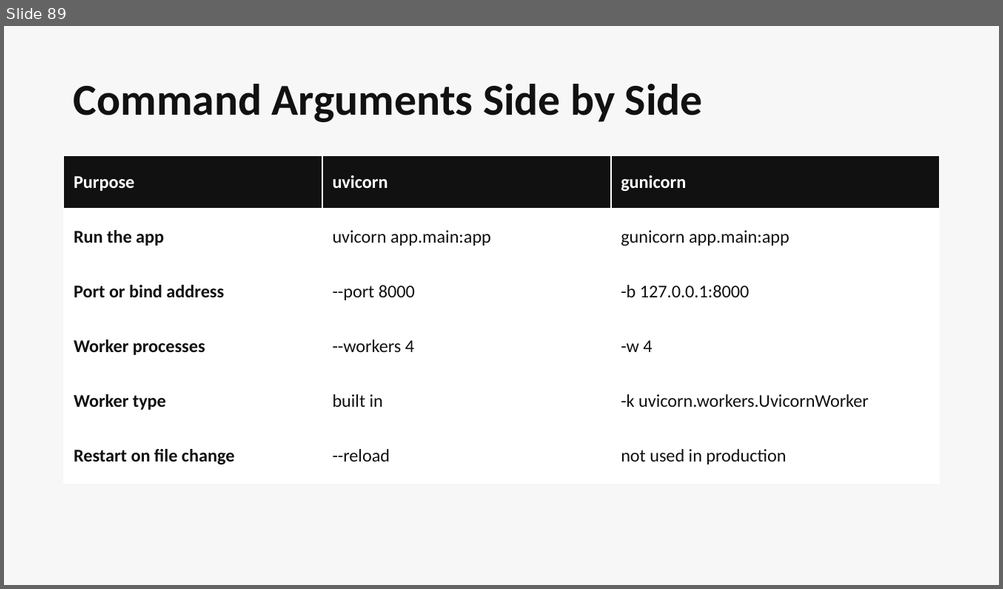
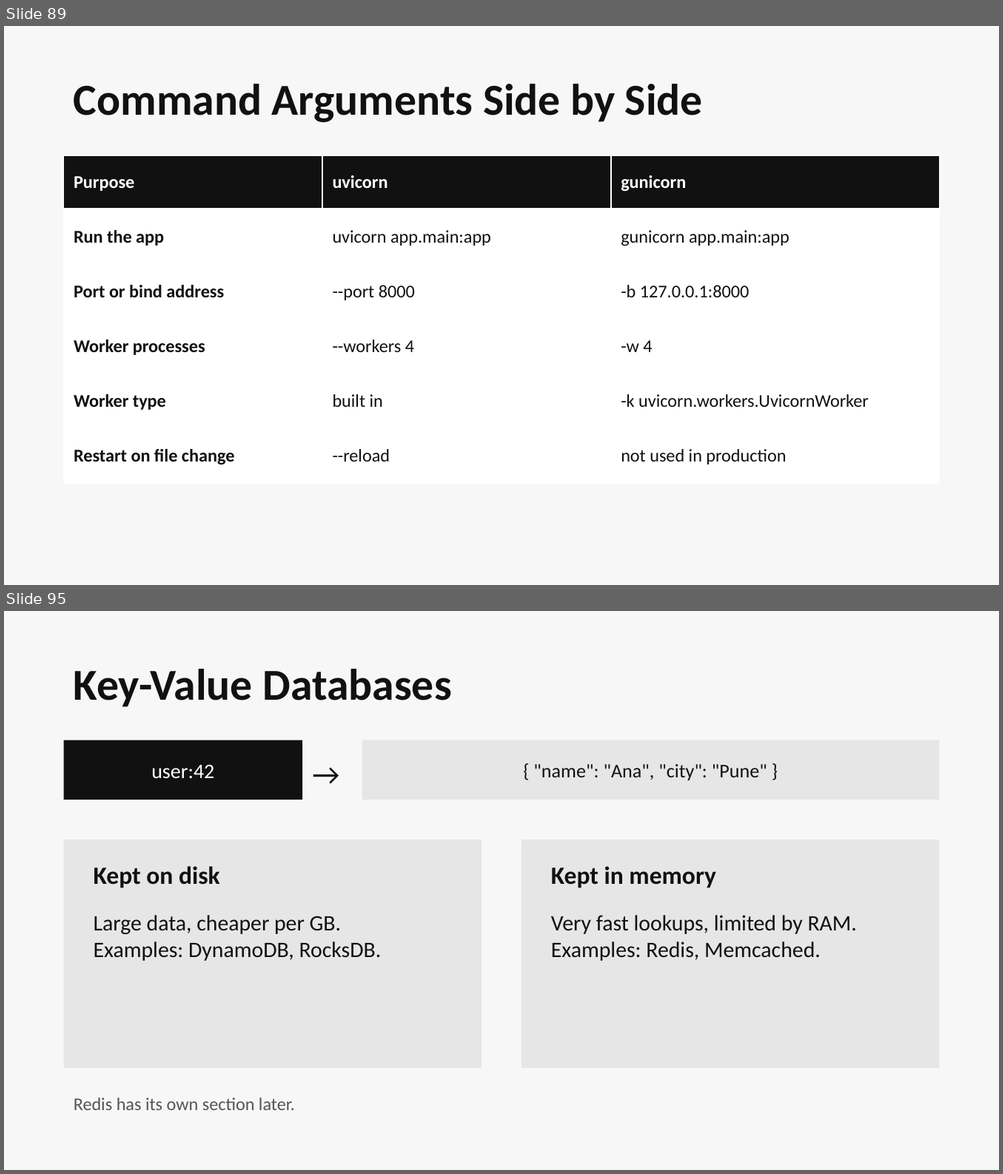
Before and after one commit to tusharvaswani714/backend-course, a slide deck: backend-course.pptx. Shown one above the other, each under a label of ours: slide 89 before the commit, slides 89 and 95 after it; the slides between them are not shown. The pictures are 1003x589 and 1003x1174 pixels, drawn with LibreOffice and Linux fonts; fonts in the diff are those of the drawing. Boxes give left, top, right and bottom in pixels: in the first picture for what was removed or moved away, otherwise in the second. Text is boxed around its words. In the diff, an @@ line names an element or a change of style, - is before the commit and + after.

```diff
--- a/backend-course.pptx
+++ b/backend-course.pptx
@@ slide 95 added at <box>4,611,999,1170</box>, background #F7F7F7 @@
@@ text added at <box>74,669,451,707</box>, 32 pt, text #111111, bold @@
+Key-Value Databases
@@ rectangle added at <box>64,741,302,800</box>, fill #111111, 15 pt, text #FFFFFF @@
+user:42
@@ rectangle added at <box>362,741,939,800</box>, fill #E6E6E6, 14 pt, text #111111 @@
+{ "name": "Ana", "city": "Pune" }
@@ text added at <box>302,750,362,800</box>, 22 pt, text #111111 @@
+→
@@ rectangle added at <box>64,840,481,1068</box>, fill #E6E6E6 @@
@@ rectangle added at <box>521,840,939,1068</box>, fill #E6E6E6 @@
@@ text added at <box>94,866,220,889</box>, 18 pt, text #111111, bold @@
+Kept on disk
@@ text added at <box>551,866,716,889</box>, 18 pt, text #111111, bold @@
+Kept in memory
@@ text added at <box>94,915,381,961</box>, 16 pt, text #111111 @@
+Large data, cheaper per GB.
+Examples: DynamoDB, RocksDB.
@@ text added at <box>551,915,856,961</box>, 16 pt, text #111111 @@
+Very fast lookups, limited by RAM.
+Examples: Redis, Memcached.
@@ text added at <box>74,1098,295,1111</box>, 13 pt, text #555555 @@
+Redis has its own section later.
```
Also in this commit, not shown: 1 slide changed, 70 other slides added, 2 other files.
